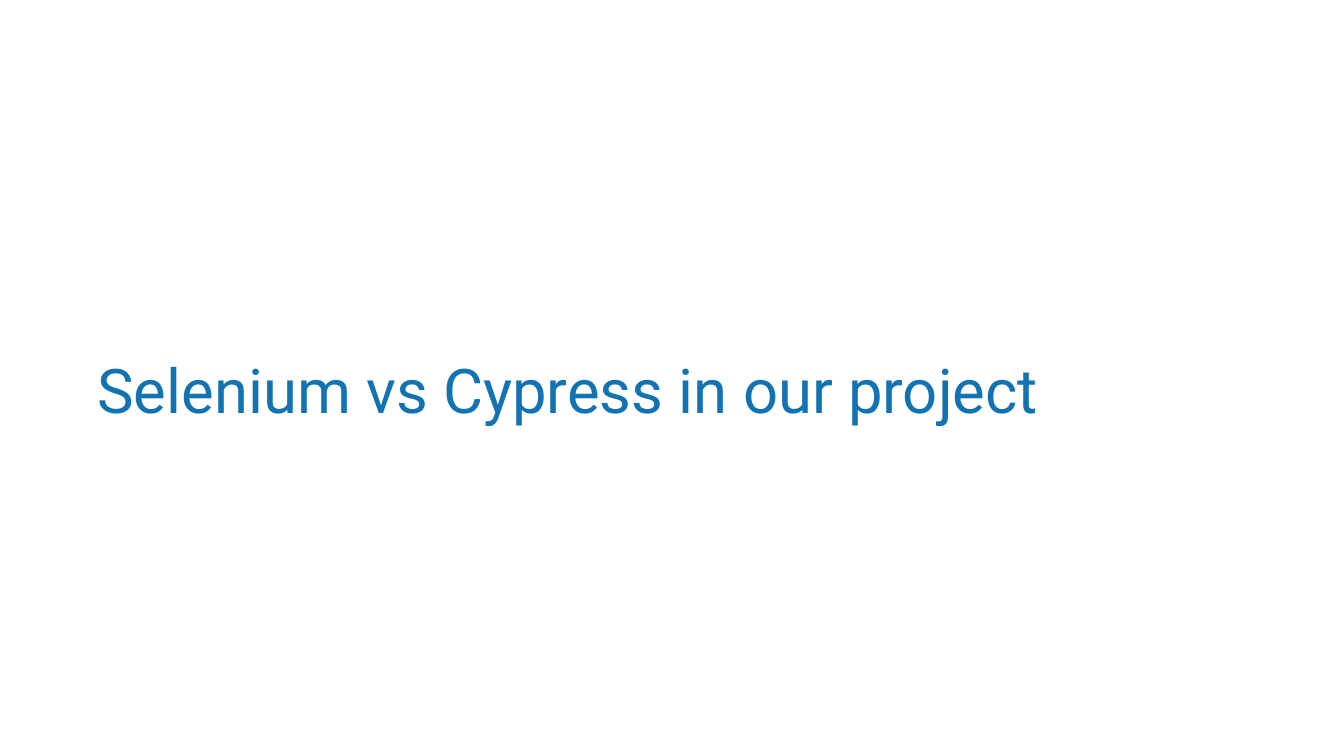
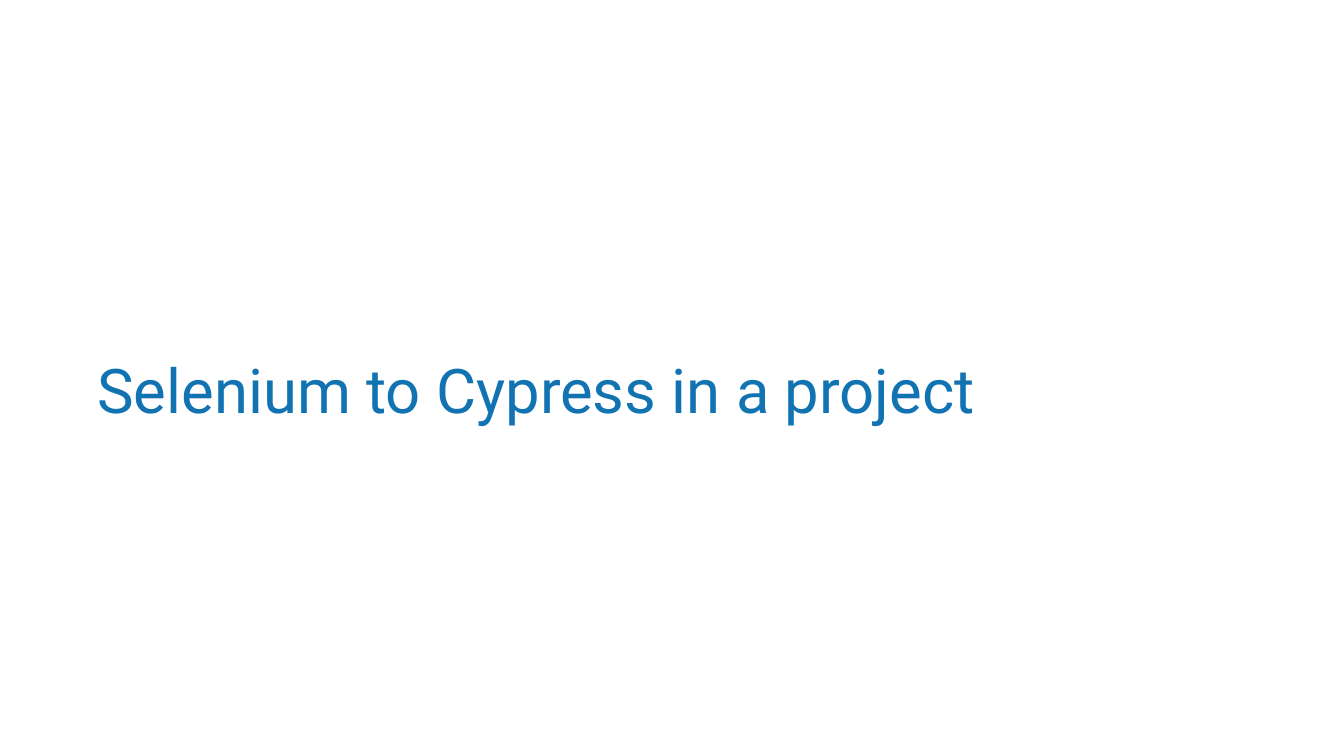
Before and after one commit to MatthewYKnowles/atlanta-code-camp-2019, a slide deck: slide 9 of And Now Seleniums Watch is Ended.pptx. Drawn at 1344x756 pixels with LibreOffice and Linux fonts; fonts in the diff are those of the drawing; background and template pictures are left out. Boxes give left, top, right and bottom in pixels: in the first picture for what was removed or moved away, otherwise in the second. Text is boxed around its words. In the diff, an @@ line names an element or a change of style, - is before the commit and + after.

```diff
--- a/And Now Seleniums Watch is Ended.pptx
+++ b/And Now Seleniums Watch is Ended.pptx
@@ title at [97, 366, 975, 426]: text changed @@
-Selenium vs Cypress in our project
+Selenium to Cypress in a project
```
Also in this commit, not shown: 5 other slides changed, 3 slides added, 4 slides removed, 7 other files.
